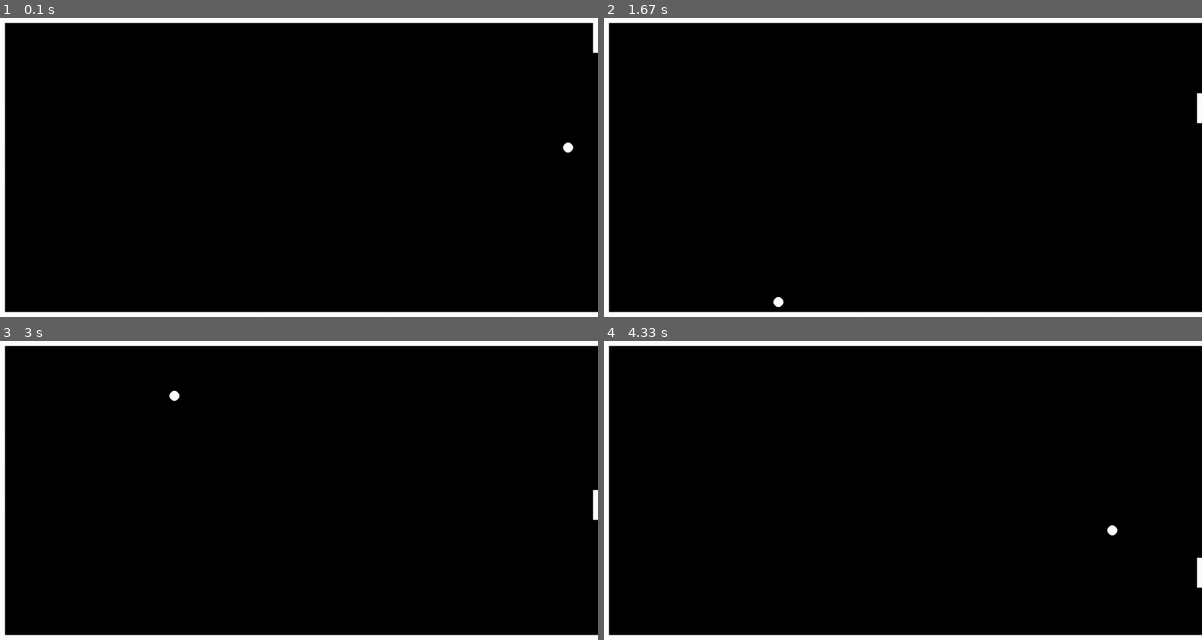
Above: before the commit, frames 1-4 (two rows, left to right).
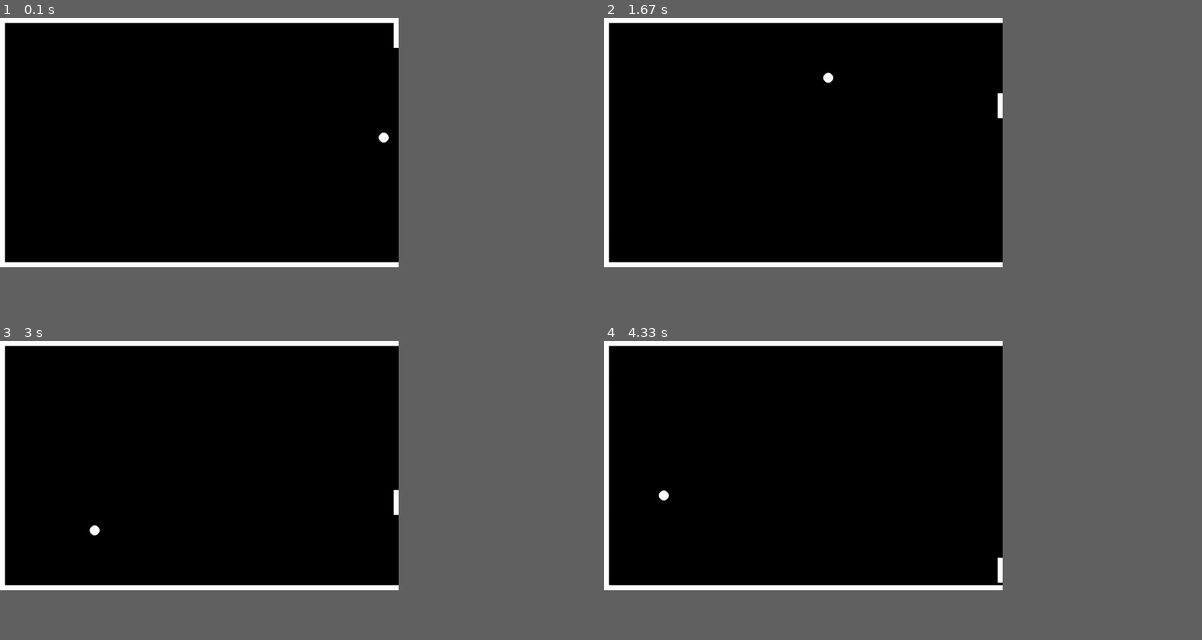
Above: after the commit, the same moments.

Repository: OliverWBurke/pygame-learning
Game: pygame game, started from main.py
The game is run twice, just before and just after one commit, with the same random seed, the same clock (stepped at 60 frames per second) and the same inputs.
Inputs (mouse positions are in pixels of both pictures, inside the frame that each line leads up to):
- Up to frame 1 (0.1 s): no input
- Up to frame 2 (1.67 s): click (801, 143) at 0.4 s; click (843, 197) at 0.73 s; click (950, 230) at 1.07 s; click (711, 92) at 1.4 s
- Up to frame 3 (3 s): click (197, 496) at 1.73 s; click (143, 412) at 2.07 s; click (334, 529) at 2.4 s; click (71, 490) at 2.73 s
- Up to frame 4 (4.33 s): click (687, 415) at 3.07 s; click (711, 508) at 3.4 s; click (944, 523) at 3.73 s; click (681, 556) at 4.07 s
In our replay, the window is 900x450 before the commit and 600x375 after it. These sizes can differ from the game's own. Grey fills any space a smaller window leaves; there, only what the larger window draws over its background counts as a difference.

The runs differ from the first frame. In frame 1, 3.9% of the frame differs, in the area x 0-100%, y 0-100%; in frame 2, 3.9%; in frame 3, 3.9%; in frame 4, 3.9%.

Commit message:
add game over text

Diff:
--- a/main.py
+++ b/main.py
@@ -39,14 +39,12 @@
 
     def touching_border(self):
 
-
-        if (
-            self.x_position <= self.border_and_ball_width
-        ):
+        if self.x_position <= self.border_and_ball_width:
             self.x_velocity = self.x_velocity * -1
         if (
             self.y_position <= self.border_and_ball_width
-            or self.y_position >= self.game_setup["SCREEN_HEIGHT"] - self.border_and_ball_width
+            or self.y_position
+            >= self.game_setup["SCREEN_HEIGHT"] - self.border_and_ball_width
         ):
             self.y_velocity = self.y_velocity * -1
 
@@ -77,7 +75,9 @@
         else:
             logging.info("Ball at end")
             paddle_top, paddle_bottom = paddle.get_position()
-            if self.y_position in range(paddle_top-self.radius, paddle_bottom + self.radius):
+            if self.y_position in range(
+                paddle_top - self.radius, paddle_bottom + self.radius
+            ):
                 self.x_velocity = self.x_velocity * -1
                 logging.info("Hit - Add Score")
                 return 1
@@ -122,12 +122,47 @@
         self.show()
 
 
+def game_over(game_setup, text_string="Game Over!"):
+
+    margin = 50
+    font = pygame.font.SysFont(None, 24)
+    text = font.render(text_string, True, pygame.Color("RED"))
+    text_height = text.get_height()
+    text_width = text.get_width()
+    game_setup["screen"].blit(
+        text,
+        (
+            (game_setup["SCREEN_WIDTH"] / 2 - text_width / 2),
+            (game_setup["SCREEN_HEIGHT"] / 2) - (text_height / 2),
+        ),
+    )
+    box_width = text_width + margin + game_setup["BORDER_WIDTH"]
+    box_height = text_height + margin + game_setup["BORDER_WIDTH"]
+    game_over_rect = pygame.Rect(
+        (
+            (game_setup["SCREEN_WIDTH"] / 2 - box_width / 2),
+            (game_setup["SCREEN_HEIGHT"] / 2) - (box_height / 2),
+        ),
+        (box_width, box_height),
+    )
+    pygame.draw.rect(
+        game_setup["screen"],
+        pygame.Color("White"),
+        game_over_rect,
+        game_setup["BORDER_WIDTH"],
+    )
+    pygame.display.update()
+
+
 def draw_borders(game_setup):
     border_colour = pygame.Color(game_setup["FOREGROUND_COLOUR"])
     borders = [
         ((0, 0), (game_setup["SCREEN_WIDTH"], game_setup["BORDER_WIDTH"])),
         ((0, 0), (game_setup["BORDER_WIDTH"], game_setup["SCREEN_HEIGHT"])),
-        ((0, game_setup["SCREEN_HEIGHT"] - game_setup["BORDER_WIDTH"]), (game_setup["SCREEN_WIDTH"], game_setup["BORDER_WIDTH"])),
+        (
+            (0, game_setup["SCREEN_HEIGHT"] - game_setup["BORDER_WIDTH"]),
+            (game_setup["SCREEN_WIDTH"], game_setup["BORDER_WIDTH"]),
+        ),
     ]
 
     for border in borders:
@@ -157,12 +192,12 @@
 
     game_setup = {
         "score": 0,
-        "SCREEN_WIDTH": 1200,
-        "SCREEN_HEIGHT": 600,
+        "SCREEN_WIDTH": 800,
+        "SCREEN_HEIGHT": 500,
         "BORDER_WIDTH": 10,
-        "BACKGROUND_COLOUR": 'Black',
-        "FOREGROUND_COLOUR": 'White',
-        "status": "playing"
+        "BACKGROUND_COLOUR": "Black",
+        "FOREGROUND_COLOUR": "White",
+        "status": "playing",
     }
     game_setup["screen"] = pygame.display.set_mode(
         (game_setup["SCREEN_WIDTH"], game_setup["SCREEN_HEIGHT"])
@@ -177,12 +212,14 @@
         e = pygame.event.poll()
         if e.type == pygame.QUIT:
             break
-        sleep(0.02)
+        sleep(0.05)
         ball.update()
         paddle.update()
         score_update = ball.check_paddle(paddle)
-        game_setup['score'] += score_update
+        game_setup["score"] += score_update
         logging.info(f"Score is {game_setup['score']}")
+        if game_setup["status"] == "game over":
+            game_over(game_setup)
 
     while game_setup["status"] == "game over":
         e = pygame.event.poll()
